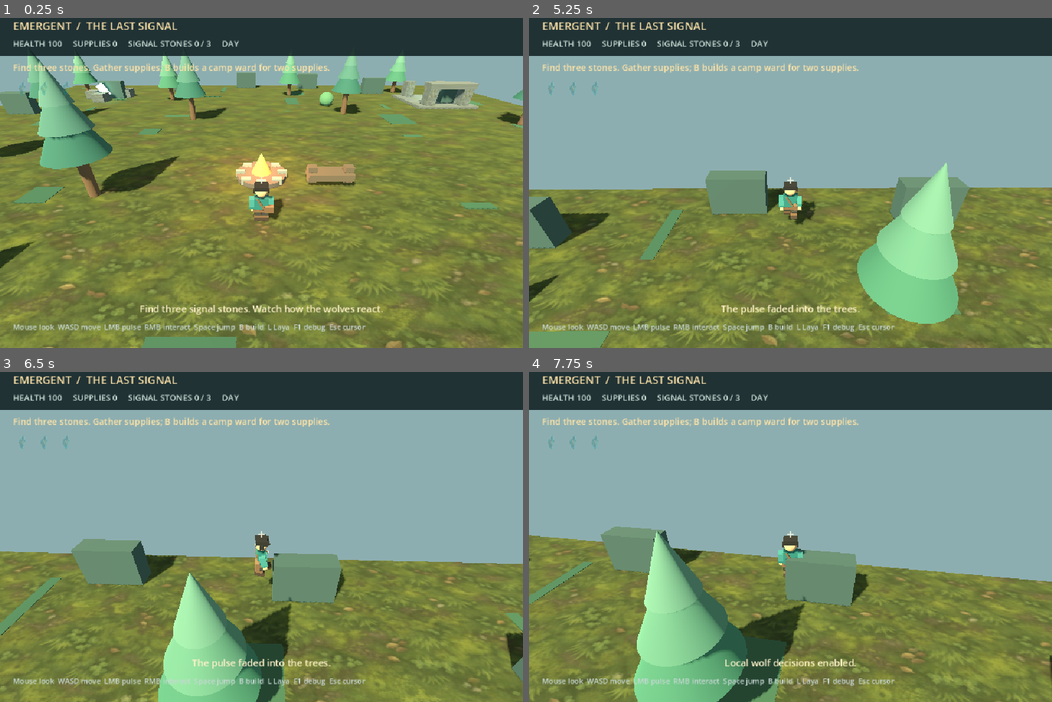
Above: before the commit, frames 1-4 (two rows, left to right).
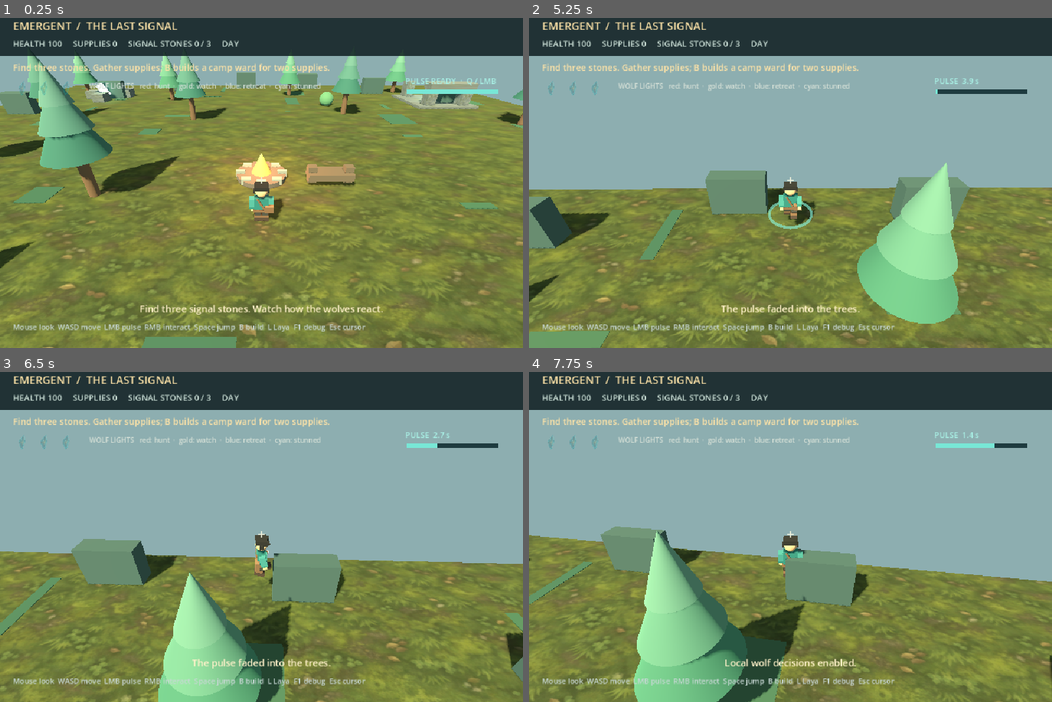
Above: after the commit, the same moments.

Repository: Morainet/Emergent
Game: Godot game, scene res://scenes/forest3d.tscn
Two runs of this game, one before a commit and one after it. Both use one fixed random seed, a clock stepped at 60 frames per second and the inputs below.
Inputs (mouse positions are in pixels of both pictures, inside the frame that each line leads up to):
- Up to frame 1 (0.25 s): no input
- Up to frame 2 (5.25 s): tap Enter at 0.5 s; move the mouse to (816, 179) at 0.52 s; hold R 0.53-1.28 s; hold W from 0.53 s (still down); click (816, 179) at 0.67 s; tap Space at 0.77, 1.52, 3.02, 3.77, 4.52 s; move the mouse to (764, 183) at 1.27 s; tap E at 1.35, 5.1 s; click (764, 183) at 1.42 s; move the mouse to (800, 173) at 2.02 s; tap Q at 2.1 s; click (800, 173) at 2.17 s; move the mouse to (785, 186) at 2.77 s; tap B at 2.85 s; click (785, 186) at 2.92 s; move the mouse to (827, 183) at 3.52 s; tap L at 3.6 s; click (827, 183) at 3.67 s; move the mouse to (748, 176) at 4.27 s; tap R at 4.35 s; click (748, 176) at 4.42 s; move the mouse to (795, 179) at 5.02 s; click (795, 179) at 5.17 s
- Up to frame 3 (6.5 s): move the mouse to (240, 527) at 5.77 s; release W at 5.78 s; hold D from 5.78 s (still down); tap Q at 5.85 s; click (240, 527) at 5.92 s; tap Space at 6.02 s
- Up to frame 4 (7.75 s): move the mouse to (816, 533) at 6.52 s; release D at 6.53 s; hold W from 6.53 s (still down); tap B at 6.6 s; click (816, 533) at 6.67 s; tap Space at 6.77, 7.52 s; move the mouse to (764, 537) at 7.27 s; tap L at 7.35 s; click (764, 537) at 7.42 s

The runs differ from the first frame. In frame 1, 0.7% of the frame differs, in the area x 17-96%, y 18-24%; in frame 2, 0.7%, in the area x 17-96%, y 18-65%; in frame 3, 0.6%; in frame 4, 0.6%.

Commit message:
Polish pulse feedback and wolf intent cues

Diff:
--- a/scripts/forest3d.gd
+++ b/scripts/forest3d.gd
@@ -12,6 +12,8 @@
 
 var player: CharacterBody3D
 var player_visual: ExplorerAvatar
+var pulse_ring: MeshInstance3D
+var pulse_ring_material: StandardMaterial3D
 var camera: Camera3D
 var camera_yaw := 0.0
 var camera_pitch := 0.53
@@ -50,6 +52,8 @@
 var message_label: Label
 var debug_label: Label
 var end_label: Label
+var pulse_label: Label
+var pulse_fill: ColorRect
 var shard_icons: Array[TextureRect] = []
 
 
@@ -103,6 +107,7 @@
 	_update_daylight(delta)
 	_move_player(delta)
 	player_visual.animate(elapsed, Vector2(player.velocity.x, player.velocity.z).length(), pulse_visual / 0.4)
+	_update_pulse_effect()
 	_update_wolves(delta)
 	_animate_collectibles(delta)
 	_update_camera(delta)
@@ -312,6 +317,22 @@
 	player_visual = ExplorerAvatar.new()
 	player_visual.name = "ExplorerAvatar"
 	player.add_child(player_visual)
+	pulse_ring = MeshInstance3D.new()
+	pulse_ring.name = "PulseRing"
+	var ring_mesh := TorusMesh.new()
+	ring_mesh.inner_radius = 0.88
+	ring_mesh.outer_radius = 1.0
+	ring_mesh.rings = 64
+	ring_mesh.ring_segments = 8
+	pulse_ring.mesh = ring_mesh
+	pulse_ring.position.y = -0.72
+	pulse_ring.visible = false
+	pulse_ring_material = StandardMaterial3D.new()
+	pulse_ring_material.shading_mode = BaseMaterial3D.SHADING_MODE_UNSHADED
+	pulse_ring_material.transparency = BaseMaterial3D.TRANSPARENCY_ALPHA
+	pulse_ring_material.albedo_color = Color(0.55, 1.0, 0.91, 0.7)
+	pulse_ring.material_override = pulse_ring_material
+	player.add_child(pulse_ring)
 
 
 func _make_wolves() -> void:
@@ -330,9 +351,12 @@
 		_box(wolf, Vector3(0.76, 0.64, 0.65), Vector3(0.0, 0.2, -0.88), Color("879092"))
 		_cone(wolf, 0.24, 0.6, Vector3(-0.25, 0.7, -0.85), Color("7a8587"))
 		_cone(wolf, 0.24, 0.6, Vector3(0.25, 0.7, -0.85), Color("7a8587"))
-		_box(wolf, Vector3(0.18, 0.15, 0.12), Vector3(-0.2, 0.27, -1.22), Color("f59b85"), true)
-		_box(wolf, Vector3(0.18, 0.15, 0.12), Vector3(0.2, 0.27, -1.22), Color("f59b85"), true)
-		wolves.append({"node": wolf, "home": homes[i], "hp": 3, "stun": 0.0, "attack": 0.0})
+		var eyes: Array[MeshInstance3D] = []
+		eyes.append(_box(wolf, Vector3(0.18, 0.15, 0.12), Vector3(-0.2, 0.27, -1.22), Color("d6b982"), true))
+		eyes.append(_box(wolf, Vector3(0.18, 0.15, 0.12), Vector3(0.2, 0.27, -1.22), Color("d6b982"), true))
+		var mood_marker := _box(wolf, Vector3(0.22, 0.22, 0.22), Vector3(0.0, 1.18, 0.0), Color("d6b982"), true)
+		mood_marker.rotation.z = PI / 4.0
+		wolves.append({"node": wolf, "home": homes[i], "hp": 3, "stun": 0.0, "attack": 0.0, "eyes": eyes, "mood_marker": mood_marker})
 
 
 func _build_ui() -> void:
@@ -357,6 +381,21 @@
 		icon.mouse_filter = Control.MOUSE_FILTER_IGNORE
 		layer.add_child(icon)
 		shard_icons.append(icon)
+	var wolf_legend := _label(layer, Vector2(171, 131), Vector2(590, 25), 13, Color("d4dfd6"))
+	wolf_legend.text = "WOLF LIGHTS   red: hunt  ·  gold: watch  ·  blue: retreat  ·  cyan: stunned"
+	pulse_label = _label(layer, Vector2(775, 119), Vector2(200, 24), 15, Color("a8f0e5"))
+	var pulse_track := ColorRect.new()
+	pulse_track.color = Color(0.04, 0.15, 0.17, 0.85)
+	pulse_track.position = Vector2(778, 147)
+	pulse_track.size = Vector2(175, 8)
+	pulse_track.mouse_filter = Control.MOUSE_FILTER_IGNORE
+	layer.add_child(pulse_track)
+	pulse_fill = ColorRect.new()
+	pulse_fill.color = Color("78e7d6")
+	pulse_fill.position = pulse_track.position
+	pulse_fill.size = pulse_track.size
+	pulse_fill.mouse_filter = Control.MOUSE_FILTER_IGNORE
+	layer.add_child(pulse_fill)
 	interaction_label = _label(layer, Vector2(270, 492), Vector2(460, 33), 19, Color("fff2c5"))
 	interaction_label.horizontal_alignment = HORIZONTAL_ALIGNMENT_CENTER
 	message_label = _label(layer, Vector2(200, 552), Vector2(600, 35), 18, Color("fff1c9"))
@@ -433,6 +472,7 @@
 			continue
 		wolf_data["stun"] = maxf(0.0, wolf_data["stun"] - delta)
 		wolf_data["attack"] = maxf(0.0, wolf_data["attack"] - delta)
+		_update_wolf_signal(wolf_data)
 		var to_player := player.global_position - wolf.global_position
 		var flat := Vector3(to_player.x, 0.0, to_player.z)
 		var distance := flat.length()
@@ -473,6 +513,38 @@
 			_say("A wolf struck! Q repels the pack.")
 
 
+func _update_wolf_signal(wolf_data: Dictionary) -> void:
+	var color := _wolf_signal_color(pack_action, wolf_data["stun"] > 0.0)
+	for eye in wolf_data["eyes"]:
+		var material: StandardMaterial3D = eye.material_override
+		material.albedo_color = color
+		material.emission = color
+	var mood_marker: MeshInstance3D = wolf_data["mood_marker"]
+	var material: StandardMaterial3D = mood_marker.material_override
+	material.albedo_color = color
+	material.emission = color
+
+
+func _wolf_signal_color(action: String, stunned: bool) -> Color:
+	if stunned:
+		return Color("7eece2")
+	match action:
+		"hunt": return Color("ff806b")
+		"observe": return Color("f3c578")
+		"retreat": return Color("8fb7ef")
+		_: return Color("b9b6a4")
+
+
+func _update_pulse_effect() -> void:
+	pulse_ring.visible = pulse_visual > 0.0
+	if not pulse_ring.visible:
+		return
+	var progress := 1.0 - pulse_visual / 0.4
+	var radius := lerpf(0.35, 5.0, progress)
+	pulse_ring.scale = Vector3.ONE * radius
+	pulse_ring_material.albedo_color.a = 0.7 * (1.0 - progress)
+
+
 func _animate_collectibles(_delta: float) -> void:
 	for shard in shards:
 		if not shard["taken"]:
@@ -527,6 +599,7 @@
 		return
 	pulse_cooldown = 4.0
 	pulse_visual = 0.4
+	_update_pulse_effect()
 	var hit := 0
 	for wolf_data in wolves:
 		if wolf_data["hp"] <= 0:
@@ -663,6 +736,8 @@
 	objective_label.text = "Find three stones. Gather supplies; B builds a camp ward for two supplies."
 	for i in shard_icons.size():
 		shard_icons[i].modulate = Color.WHITE if i < collected else Color(0.7, 0.8, 0.78, 0.25)
+	pulse_label.text = "PULSE READY  ·  Q / LMB" if pulse_cooldown <= 0.0 else "PULSE  %.1f s" % pulse_cooldown
+	pulse_fill.size.x = 175.0 * (1.0 - pulse_cooldown / 4.0)
 	interaction_label.text = _nearby_interaction_text() if not game_over else ""
 	message_label.text = message if message_time > 0.0 else ""
 	debug_label.text = ("WOLVES: %s [%s]  /  hunger %d  fear %d  /  Laya %s" % [pack_action.to_upper(), pack_source, round …(183 unchanged characters)…
--- a/tests/smoke.gd
+++ b/tests/smoke.gd
@@ -23,6 +23,22 @@
 	var icons: Array = game.get("shard_icons")
 	assert(icons.size() == 3, "HUD should show three signal stone icons")
 	assert(icons[0].texture != null, "Signal stone icon should load")
+	var pulse_ring: MeshInstance3D = game.get("pulse_ring")
+	assert(not pulse_ring.visible, "Pulse ring should start hidden")
+	game.call("_pulse")
+	assert(pulse_ring.visible and game.get("pulse_cooldown") == 4.0, "Pulse should show its ring and start cooldown")
+	game.call("_update_ui")
+	var pulse_fill: ColorRect = game.get("pulse_fill")
+	assert(is_zero_approx(pulse_fill.size.x), "Pulse bar should empty after firing")
+	game.set("pulse_visual", 0.2)
+	game.call("_update_pulse_effect")
+	assert(pulse_ring.scale.x > 2.0, "Pulse ring should expand over time")
+	game.set("pulse_visual", 0.0)
+	game.call("_update_pulse_effect")
+	assert(not pulse_ring.visible, "Pulse ring should disappear after the effect")
+	game.set("pulse_cooldown", 0.0)
+	game.call("_update_ui")
+	assert(is_equal_approx(pulse_fill.size.x, 175.0), "Pulse bar should refill when ready")
 	var forward: Vector3 = game.call("_movement_direction", Vector2(0.0, -1.0), 0.0)
 	var turned: Vector3 = game.call("_movement_direction", Vector2(0.0, -1.0), PI / 2.0)
 	assert(forward.distance_to(Vector3(0.0, 0.0, -1.0)) < 0.01, "W should move toward camera forward")
@@ -57,6 +73,15 @@
 	game.set("ward_built", false)
 	game.set("pack_fear", 0.0)
 	var wolves: Array = game.get("wolves")
+	var alpha_data: Dictionary = wolves[0]
+	assert(game.call("_wolf_signal_color", "hunt", false) == Color("ff806b"), "Hunting wolves should show a red warning")
+	assert(game.call("_wolf_signal_color", "observe", false) == Color("f3c578"), "Watching wolves should show gold")
+	assert(game.call("_wolf_signal_color", "retreat", false) == Color("8fb7ef"), "Retreating wolves should show blue")
+	alpha_data["stun"] = 1.0
+	game.call("_update_wolf_signal", alpha_data)
+	var marker: MeshInstance3D = alpha_data["mood_marker"]
+	assert(marker.material_override.albedo_color == Color("7eece2"), "Stunned wolves should show cyan")
+	alpha_data["stun"] = 0.0
 	var alpha: CharacterBody3D = wolves[0]["node"]
 	alpha.global_position = player.global_position + Vector3(4.0, 0.0, 0.0)
 	game.set("elapsed", 10.0)
@@ -65,5 +90,5 @@
 	assert(game.call("_local_pack_decision") == "hunt", "Nighttime pack should hunt nearby prey")
 	game.set("pack_fear", 80.0)
 	assert(game.call("_local_pack_decision") == "retreat", "Frightened pack should retreat")
-	print("SMOKE TEST PASSED: avatar animation, textures, HUD icons, mouse camera, cursor, collection, ward, victory, wolf decisions")
+	print("SMOKE TEST PASSED: pulse feedback, wolf signals, avatar animation, textures, HUD icons, movement, collection, ward, victory, wolf decisions")
 	quit(0)
Not shown, changed: README.md
